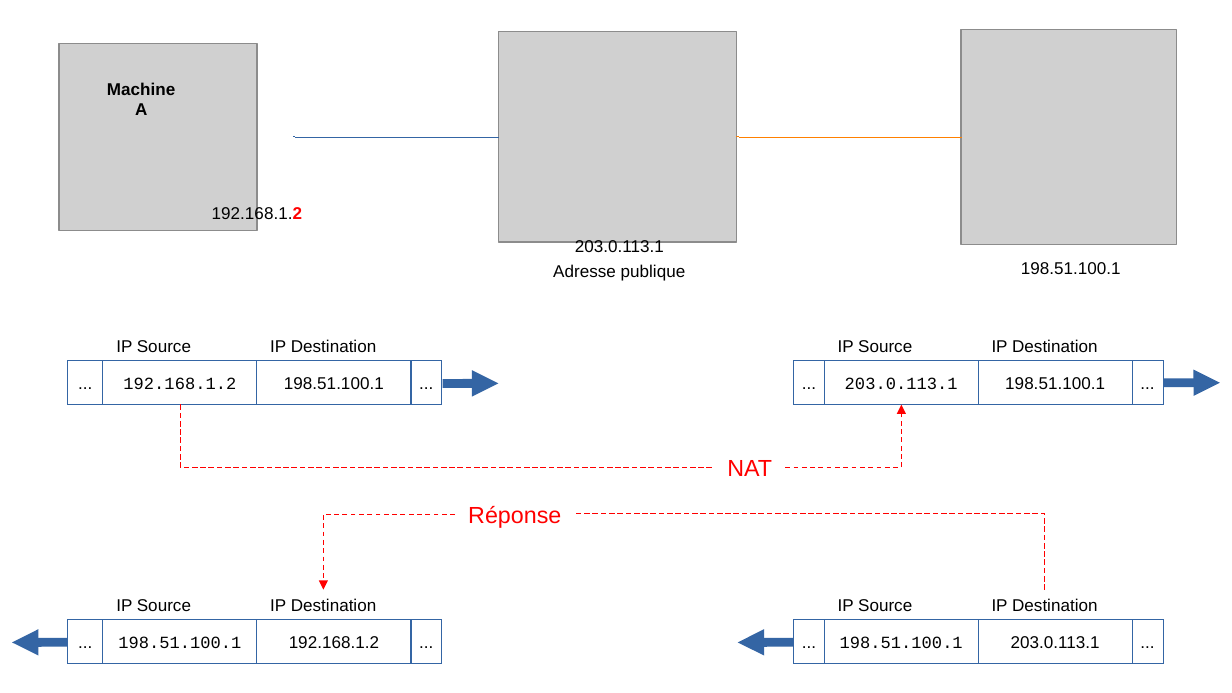
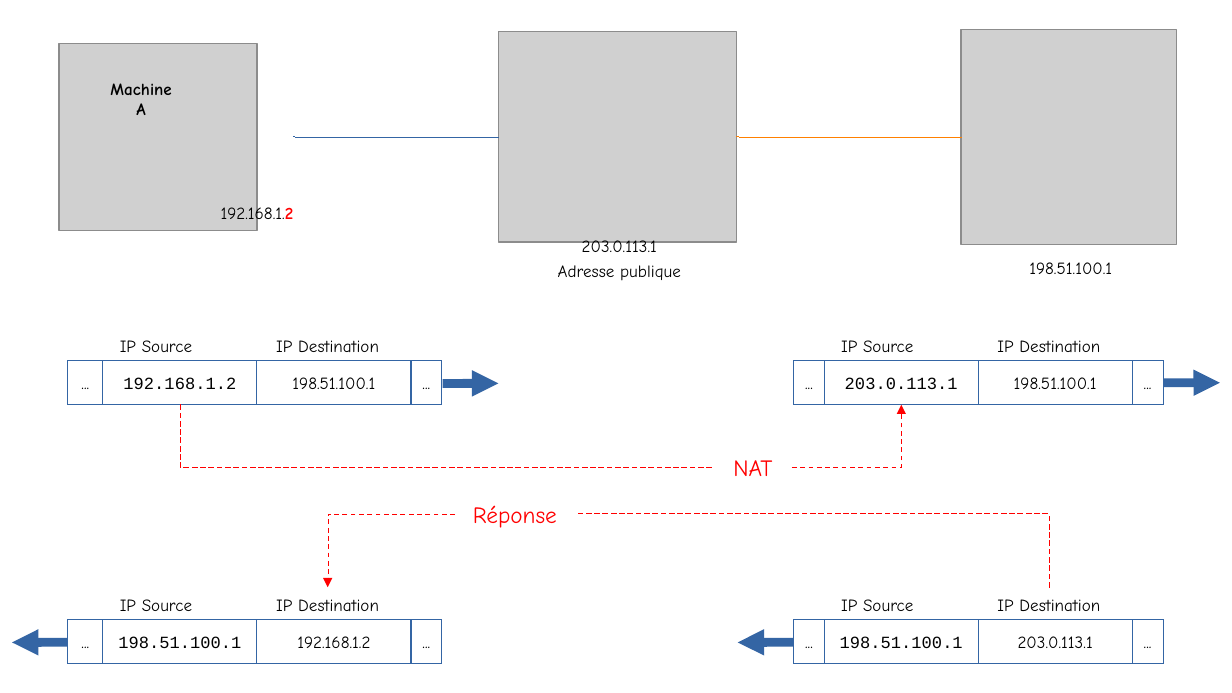
Before and after one commit to namnetes/tiddlywiki, a slide deck: slide 2 of wiki/media/virtualisation/kvm/nat-bridge/nat-bridge.odp. Drawn at 1232x693 pixels with LibreOffice and Linux fonts; fonts in the diff are those of the drawing; grey boxes stand for pictures. Boxes give left, top, right and bottom in pixels: in the first picture for what was removed or moved away, otherwise in the second. Text is boxed around its words. In the diff, an @@ line names an element or a change of style, - is before the commit and + after.

```diff
--- a/wiki/media/virtualisation/kvm/nat-bridge/nat-bridge.odp
+++ b/wiki/media/virtualisation/kvm/nat-bridge/nat-bridge.odp
@@ elbow arrow moved from (786, 467) - (902, 405) to (793, 467) - (902, 405) @@
@@ elbow arrow moved from (455, 514) - (323, 590) to (455, 514) - (328, 587) @@
@@ elbow line moved from (1045, 590) - (575, 514) to (1050, 587) - (575, 514) @@
@@ font Arial to Comic Neue in 26 elements at box(221, 204, 294, 225), box(558, 238, 681, 281), box(1029, 262, 1112, 274), box(257, 361, 411, 405), box(978, 361, 1133, 405), box(257, 619, 411, 663), box(978, 619, 1133, 663), box(473, 505, 557, 528), box(110, 83, 171, 115), box(120, 340, 192, 352), box(841, 340, 913, 352), box(120, 599, 192, 611), box(841, 599, 913, 611), box(276, 340, 379, 352), box(997, 340, 1100, 352), box(276, 599, 379, 611), box(997, 599, 1100, 611), box(733, 460, 772, 476), box(68, 361, 104, 405), box(411, 361, 442, 405), box(794, 361, 824, 405), box(1133, 361, 1164, 405), box(68, 619, 104, 663), box(411, 619, 442, 663), box(794, 619, 824, 663), box(1133, 619, 1164, 663) @@
```
Also in this commit, not shown: 1 other slide changed, 2 slides added, 13 other files.
